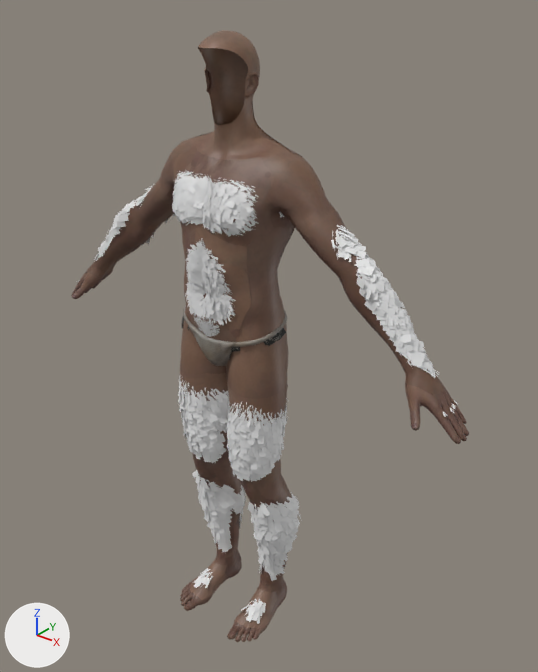
What one commit did to the glTF model Sinluz.glb.
One viewpoint serves both versions: a 50 mm camera at (1.216, -1.367, 1.83) aimed at (0.058, 0.08, 0.932). The axes (+X, +Y, +Z) are drawn at lower left. The lights are the same throughout.

The older version as bpy lines, for what is in view:
```python
ob_fc_m_0000_l = bpy.data.objects.new('FC_M_0000_L', me_fc_m_0000_l)
ob_fc_m_0000_l.location = (0.0, 0.0, 0.0)
ob_lg_m_0000_l = bpy.data.objects.new('LG_M_0000_L', me_lg_m_0000_l)
ob_lg_m_0000_l.location = (0.0, 0.0, 0.0)
```
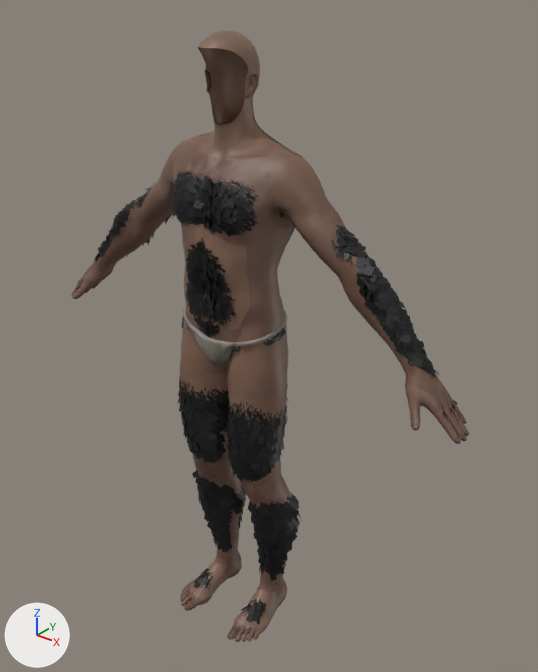
Pixel boxes (x1, y1, x2, y2) of what changed, in the pictures (538 x 672 px):
```json
{"object": "FC_M_0000_L", "change": "surface changed", "before": [77, 167, 459, 627], "after": [77, 167, 459, 627], "on screen": "white to black"}
```

Scene script edits in JSON lines:
```json
{"block": "mat_pelo_pecho", "where": "n2 = _N.new('ShaderNodeMix'); n2.name = 'Mix'"}
{"op": "set", "path": "n2.inputs[7].default_value", "old": "(0.8, 0.8, 0.8, 1.0)", "new": "(0.0, 0.0, 0.0, 1.0)", "note": "'B', white #e7e7e7 -> 'B', black #000000"}
{"block": "mat_material_016", "where": "n2 = _N.new('ShaderNodeMix'); n2.name = 'Mix'"}
{"op": "set", "path": "n2.inputs[7].default_value", "old": "(0.8, 0.8, 0.8, 1.0)", "new": "(0.0, 0.0, 0.0, 1.0)", "note": "'B', white #e7e7e7 -> 'B', black #000000"}
{"block": "mat_pelo_brazo1", "where": "n2 = _N.new('ShaderNodeMix'); n2.name = 'Mix'"}
{"op": "set", "path": "n2.inputs[7].default_value", "old": "(0.8, 0.8, 0.8, 1.0)", "new": "(0.0, 0.0, 0.0, 1.0)", "note": "'B', white #e7e7e7 -> 'B', black #000000"}
{"block": "mat_pelo_brazo2", "where": "n2 = _N.new('ShaderNodeMix'); n2.name = 'Mix'"}
{"op": "set", "path": "n2.inputs[7].default_value", "old": "(0.8, 0.8, 0.8, 1.0)", "new": "(0.0, 0.0, 0.0, 1.0)", "note": "'B', white #e7e7e7 -> 'B', black #000000"}
{"block": "mat_pelo_muslos_abdomen", "where": "n2 = _N.new('ShaderNodeMix'); n2.name = 'Mix'"}
{"op": "set", "path": "n2.inputs[7].default_value", "old": "(0.8, 0.8, 0.8, 1.0)", "new": "(0.0, 0.0, 0.0, 1.0)", "note": "'B', white #e7e7e7 -> 'B', black #000000"}
{"block": "mat_pelo_brazo_izquierdo", "where": "n2 = _N.new('ShaderNodeMix'); n2.name = 'Mix'"}
{"op": "set", "path": "n2.inputs[7].default_value", "old": "(0.8, 0.8, 0.8, 1.0)", "new": "(0.0, 0.0, 0.0, 1.0)", "note": "'B', white #e7e7e7 -> 'B', black #000000"}
{"block": "mat_pelo_rodillas_pantorrillas", "where": "n2 = _N.new('ShaderNodeMix'); n2.name = 'Mix'"}
{"op": "set", "path": "n2.inputs[7].default_value", "old": "(0.8, 0.8, 0.8, 1.0)", "new": "(0.0, 0.0, 0.0, 1.0)", "note": "'B', white #e7e7e7 -> 'B', black #000000"}
{"block": "mat_pelo_pantorrillas", "where": "n2 = _N.new('ShaderNodeMix'); n2.name = 'Mix'"}
{"op": "set", "path": "n2.inputs[7].default_value", "old": "(0.8, 0.8, 0.8, 1.0)", "new": "(0.0, 0.0, 0.0, 1.0)", "note": "'B', white #e7e7e7 -> 'B', black #000000"}
{"block": "mat_pelo_pies", "where": "n2 = _N.new('ShaderNodeMix'); n2.name = 'Mix'"}
{"op": "set", "path": "n2.inputs[7].default_value", "old": "(0.8, 0.8, 0.8, 1.0)", "new": "(0.0, 0.0, 0.0, 1.0)", "note": "'B', white #e7e7e7 -> 'B', black #000000"}
```
